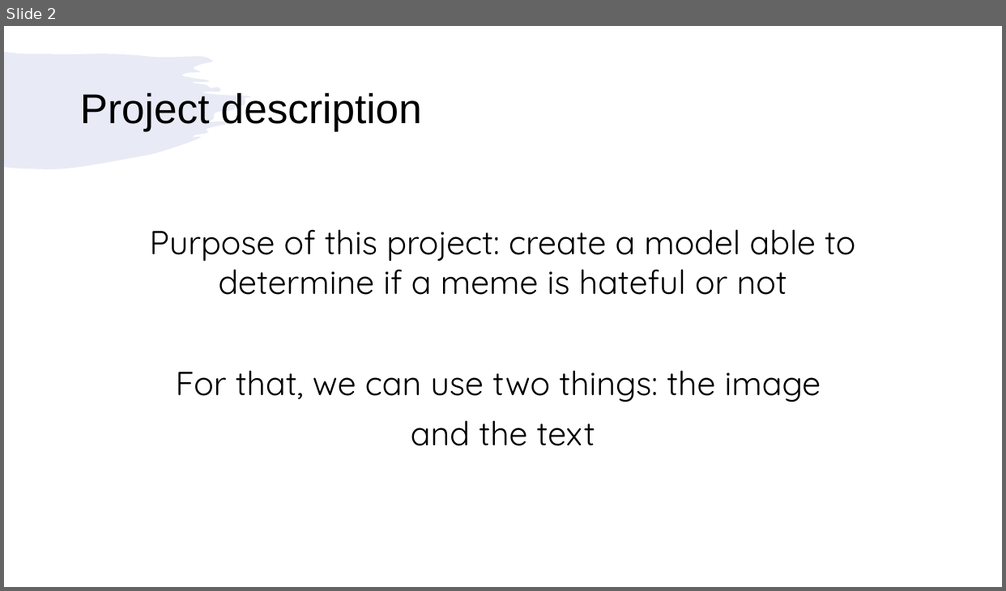
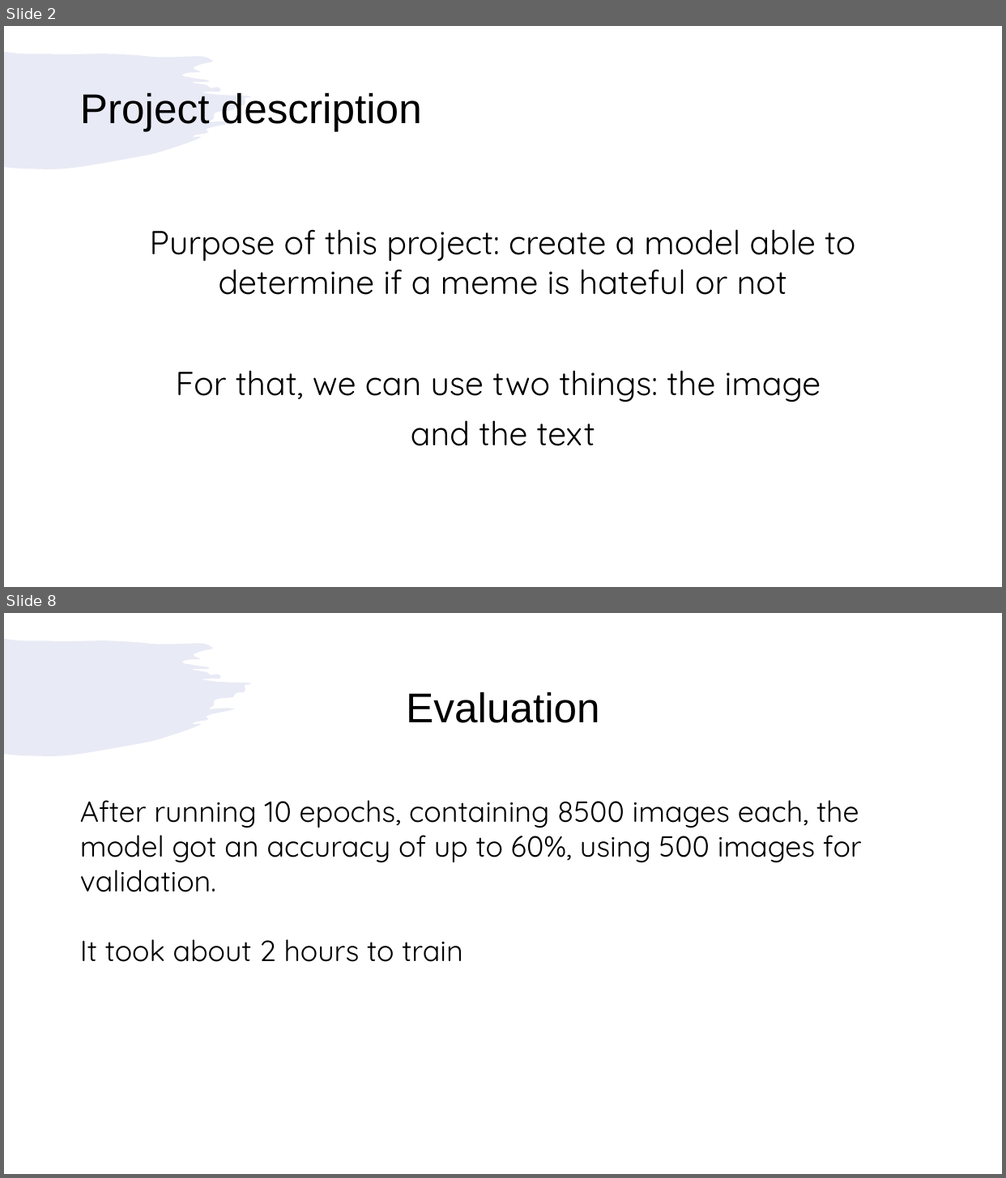
Before and after one commit to maxcap12/hateful_meme_detection, a slide deck: presentation.pptx. Shown one above the other, each under a label of ours: slide 2 before the commit, slides 2 and 8 after it; the slides between them are not shown. The pictures are 1006x591 and 1006x1178 pixels, drawn with LibreOffice and Linux fonts; fonts in the diff are those of the drawing. Boxes give left, top, right and bottom in pixels: in the first picture for what was removed or moved away, otherwise in the second. Text is boxed around its words. In the diff, an @@ line names an element or a change of style, - is before the commit and + after.

```diff
--- a/presentation.pptx
+++ b/presentation.pptx
@@ slide 8 added at (x1=4, y1=613, x2=1002, y2=1174), background #FFFFFF; not listed: 1 template element that a slide beside it also shows @@
@@ title added at (x1=406, y1=692, x2=600, y2=723), 40 pt, text #000000 @@
+Evaluation
@@ text added at (x1=80, y1=800, x2=862, y2=962), 28 pt, text #000000 @@
+After running 10 epochs, containing 8500 images each, the model got an accuracy of up to 60%, using 500 images for validation.
+It took about 2 hours to train
```
Also in this commit, not shown: 2 slides changed, 6 other slides added, 1 slide removed, 1 other file.
